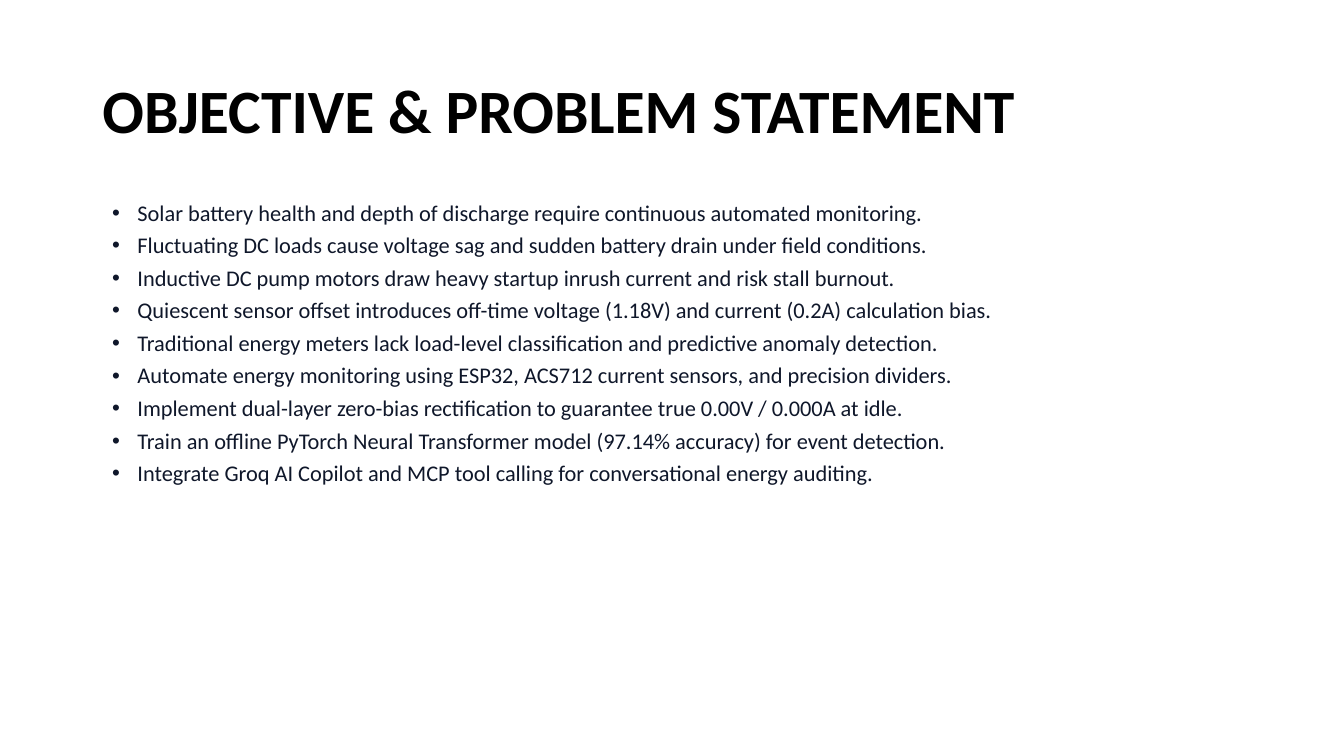
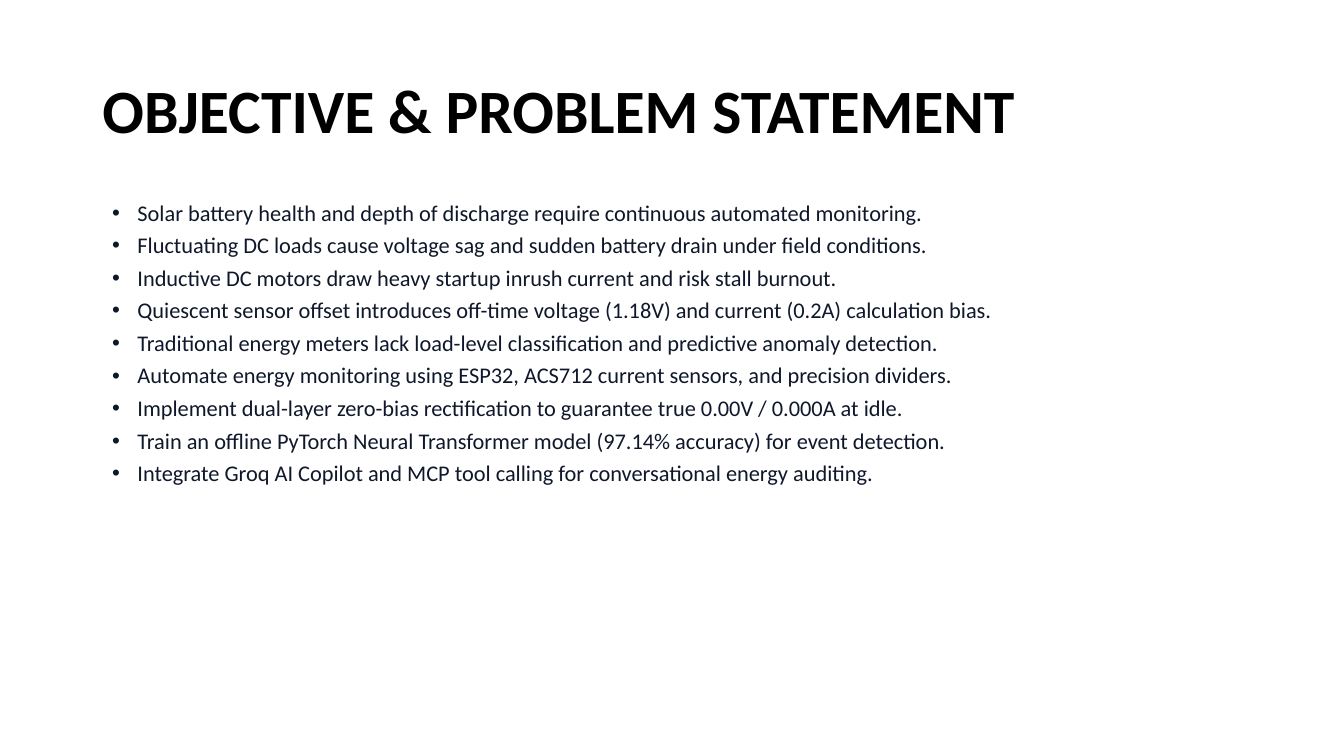
Before and after one commit to aswanayyappan/S3-SKILL-PROJECT, a slide deck: slide 3 of ASWAN AYYAPPAN(UKP25EE023).pptx. Drawn at 1344x756 pixels with LibreOffice and Linux fonts; fonts in the diff are those of the drawing. Boxes give left, top, right and bottom in pixels: in the first picture for what was removed or moved away, otherwise in the second. Text is boxed around its words. In the diff, an @@ line names an element or a change of style, - is before the commit and + after.

Commit message:
refactor: rename appliance to DC Motor and route solar rail to DC LED and DC Motor with external ESP32 sensing

```diff
--- a/ASWAN AYYAPPAN(UKP25EE023).pptx
+++ b/ASWAN AYYAPPAN(UKP25EE023).pptx
@@ text at (137, 270, 837, 290): text changed @@
-• Inductive DC pump motors draw heavy startup inrush current and risk stall burnout.
+• Inductive DC motors draw heavy startup inrush current and risk stall burnout.
```
Also in this commit, not shown: 1 other slide changed, 9 other files.
